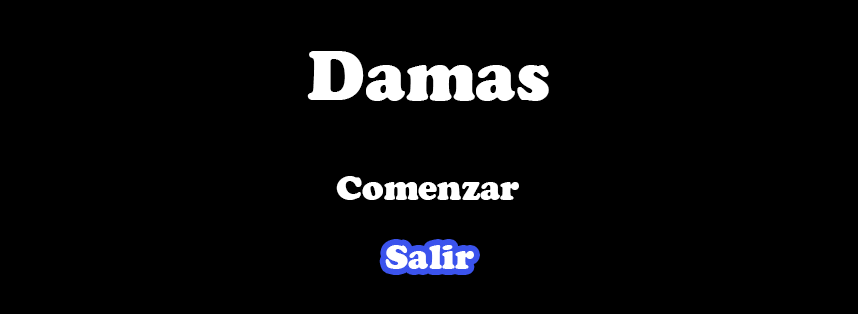
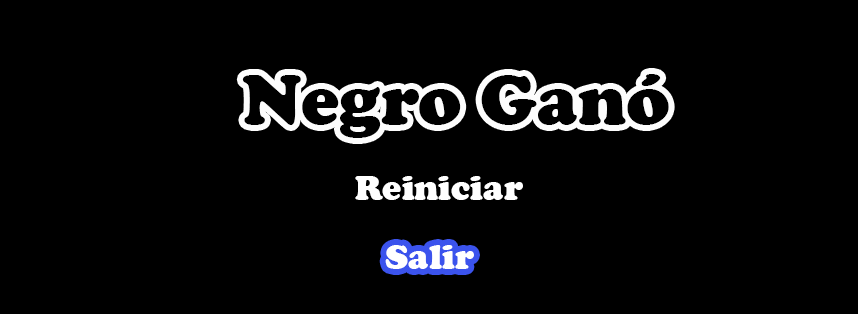
Layer changes from the first 858 × 314 image to the second:
renamed "Comenzar" to "Reiniciar", painted on it over [336, 176, 523, 200]
renamed "Damas" to "Negro Ganó", painted on it over [242, 51, 669, 138]
